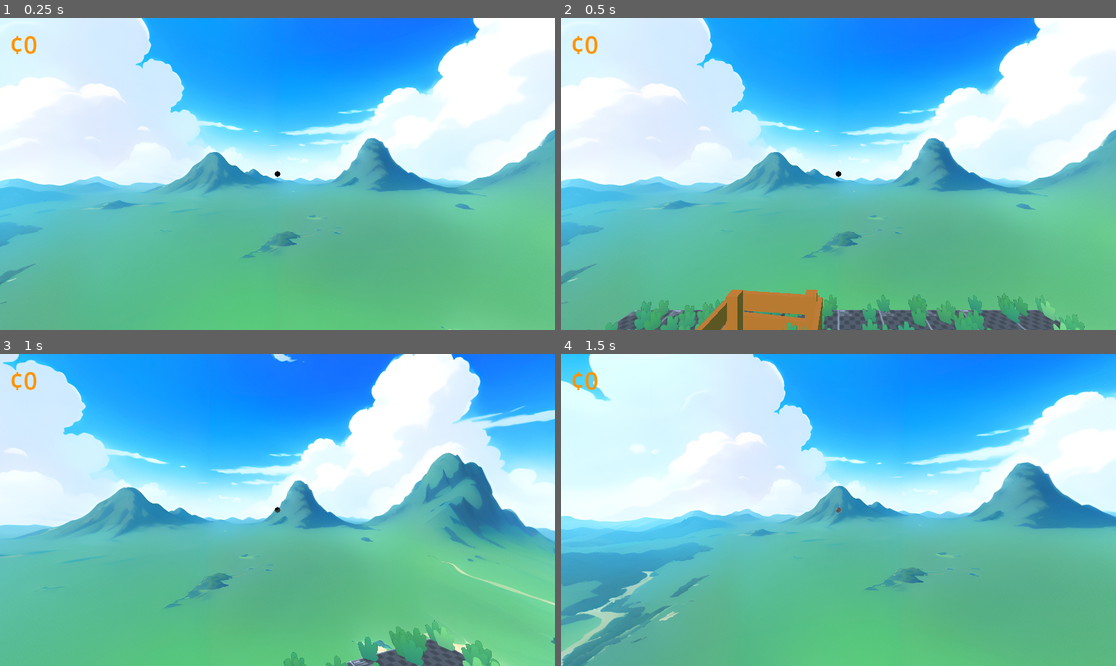
Above: before the commit, frames 1-4 (two rows, left to right).
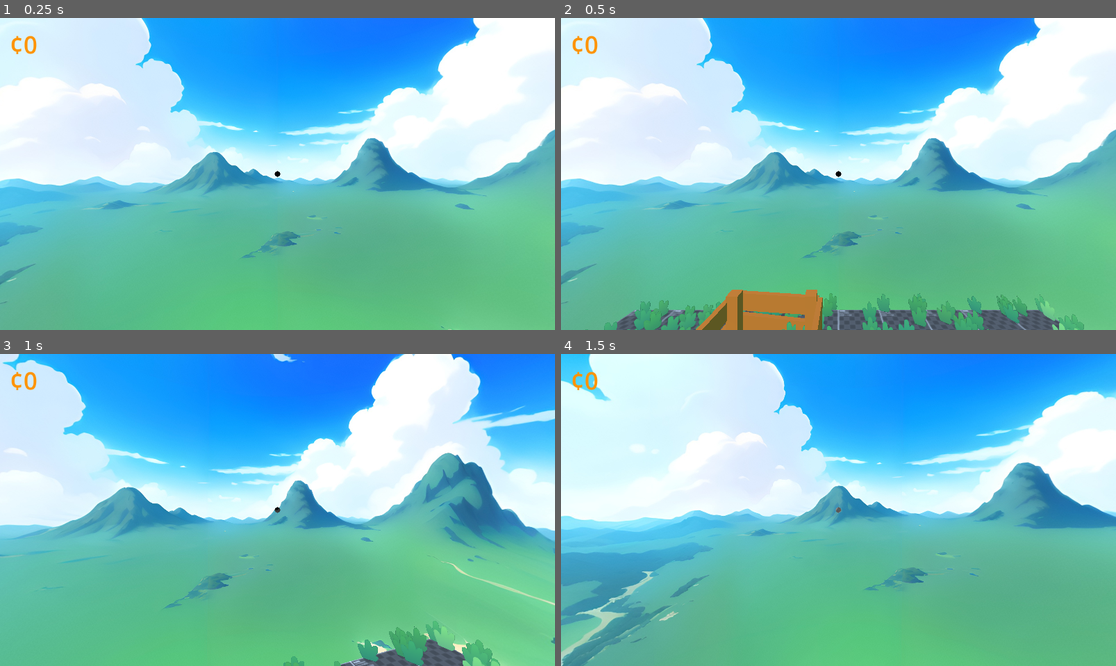
Above: after the commit, the same moments.

Repository: dairycultist/New-Hand-in-Mootown
Game: Godot game, scene res://world.tscn
Two runs of this game, one before a commit and one after it. Both use one fixed random seed, a clock stepped at 60 frames per second and the inputs below.
Inputs (mouse positions are in pixels of both pictures, inside the frame that each line leads up to):
- Up to frame 1 (0.25 s): no input
- Up to frame 2 (0.5 s): no input
- Up to frame 3 (1 s): tap Enter (ui_accept) at 0.5, 0.77 s; move the mouse to (305, 510) at 0.52 s; hold W (walk_up) from 0.53 s (still down); hold E (interact) from 0.53 s (still down)
- Up to frame 4 (1.5 s): keep holding W (walk_up); move the mouse to (810, 510) at 1.27 s; release E (interact) at 1.28 s; tap E (interact) at 1.35 s

Frame 1 is identical in both runs. In frame 2, 0.4% of the frame differs, in the area x 4-95%, y 88-100%; in frame 3, 0.2%; in frame 4, nothing differs.

Commit message:
Windy grass

Diff:
--- a/grass.gdshader
+++ b/grass.gdshader
@@ -22,7 +22,18 @@
 		vec4(0, 0, 0, 1)
 	);
 
-    MODELVIEW_MATRIX = VIEW_MATRIX * billboard_matrix * sideturn_matrix;
+	float b = sin(TIME * 2.0 + NODE_POSITION_WORLD.x) * 0.2 + sin(TIME * 5.4 + NODE_POSITION_WORLD.y) * 0.05;
+	float cosb = cos(b);
+	float sinb = sin(b);
+
+	mat4 sway_matrix = mat4(
+		vec4(1, 0, 0, 0),
+		vec4(0, cosb, -sinb, 0),
+		vec4(0, sinb, cosb, 0),
+		vec4(0, 0, 0, 1)
+	);
+
+    MODELVIEW_MATRIX = VIEW_MATRIX * billboard_matrix * sideturn_matrix * sway_matrix;
 }
 
 void fragment() {
